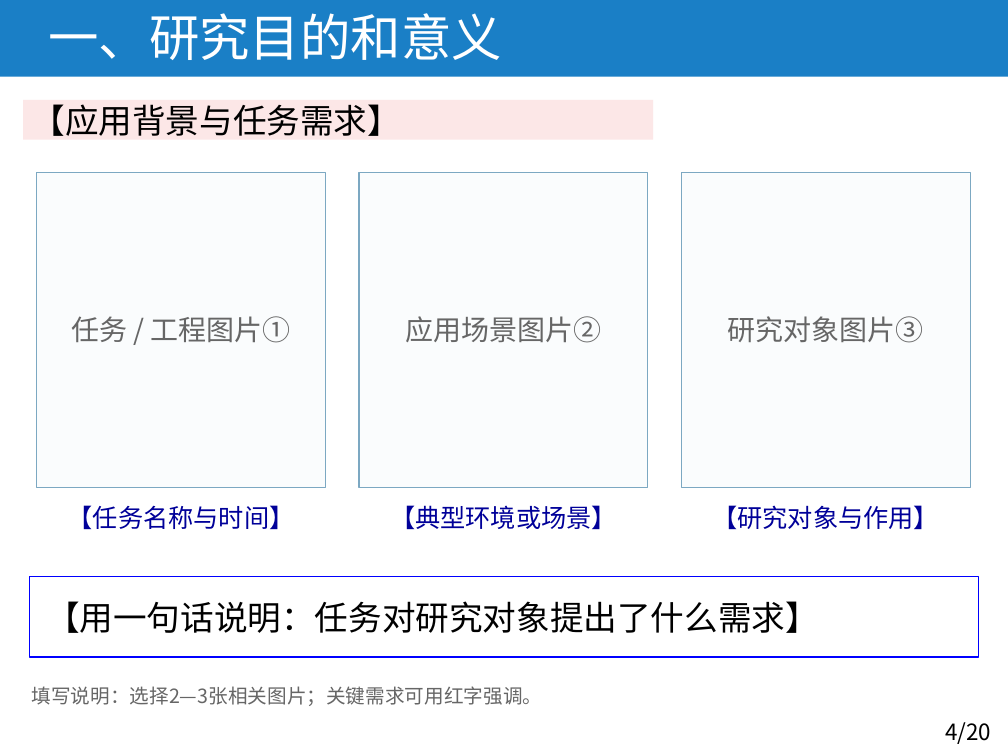
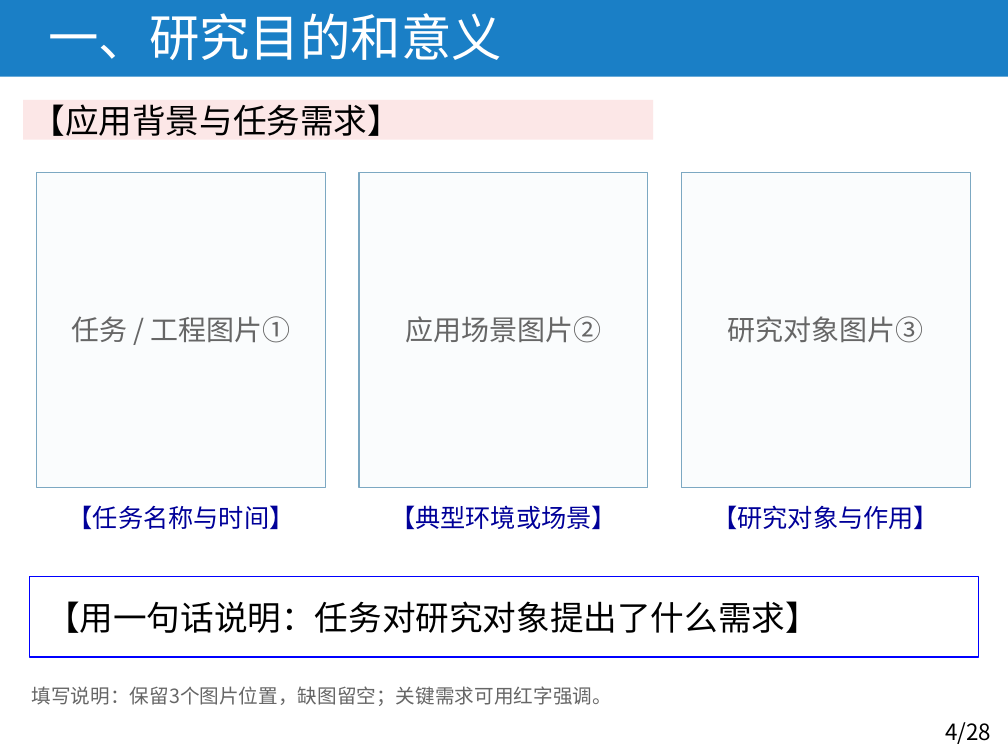
Before and after one commit to Wu-Cyrus/proposal-ppt-skill, a slide deck: slide 4 of assets/proposal-template.pptx. Drawn at 1008x756 pixels with LibreOffice and Linux fonts; fonts in the diff are those of the drawing. Boxes give left, top, right and bottom in pixels: in the first picture for what was removed or moved away, otherwise in the second. Text is boxed around its words. In the diff, an @@ line names an element or a change of style, - is before the commit and + after.

Commit message:
清理模板参考人名，并按章节排列正文备选页
删除模板备注及技能文档中的参考稿姓名、学号、个人文件名和私人文件标识，保留通用组织方法。
将8张正文备选页插入对应章节，统一28页页码，保持封面和目录样式，结束页置于最后。
同步更新背景图位、版式选择和页次映射，保留MathType及学术出处要求。

```diff
--- a/assets/proposal-template.pptx
+++ b/assets/proposal-template.pptx
@@ text at [32, 686, 612, 706]: text changed @@
-填写说明：选择2—3张相关图片；关键需求可用红字强调。
+填写说明：保留3个图片位置，缺图留空；关键需求可用红字强调。
@@ text at [945, 722, 991, 744]: text changed @@
-4/20
+4/28
```
Also in this commit, not shown: 27 other slides changed, 5 other files.
